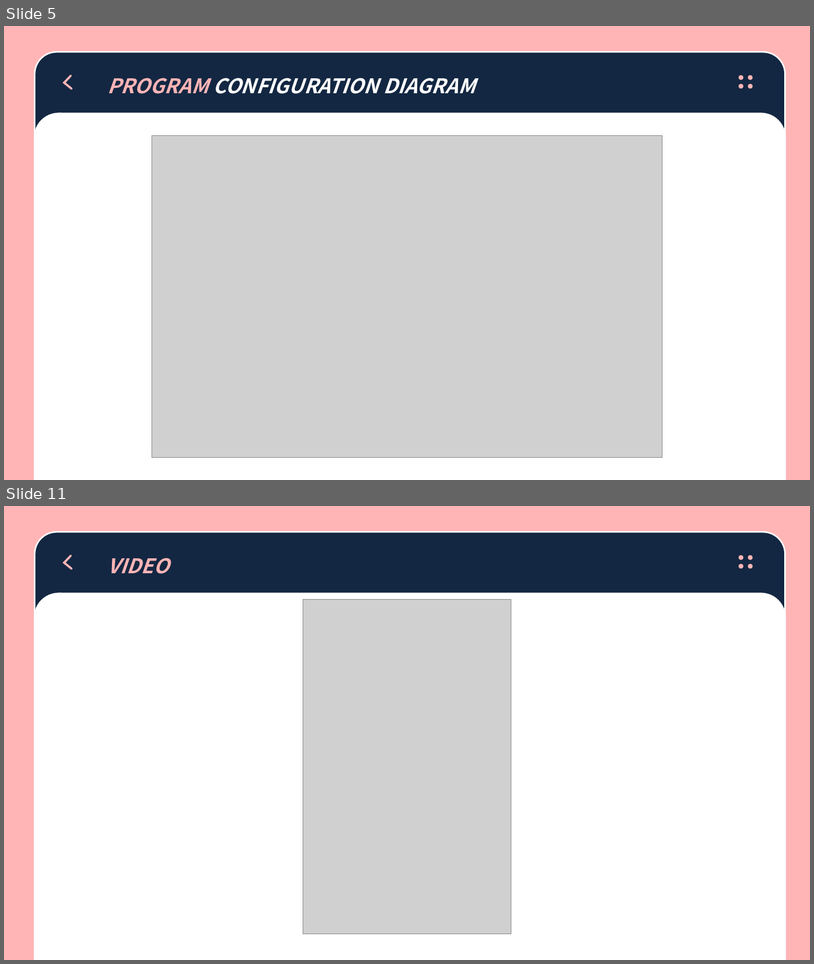
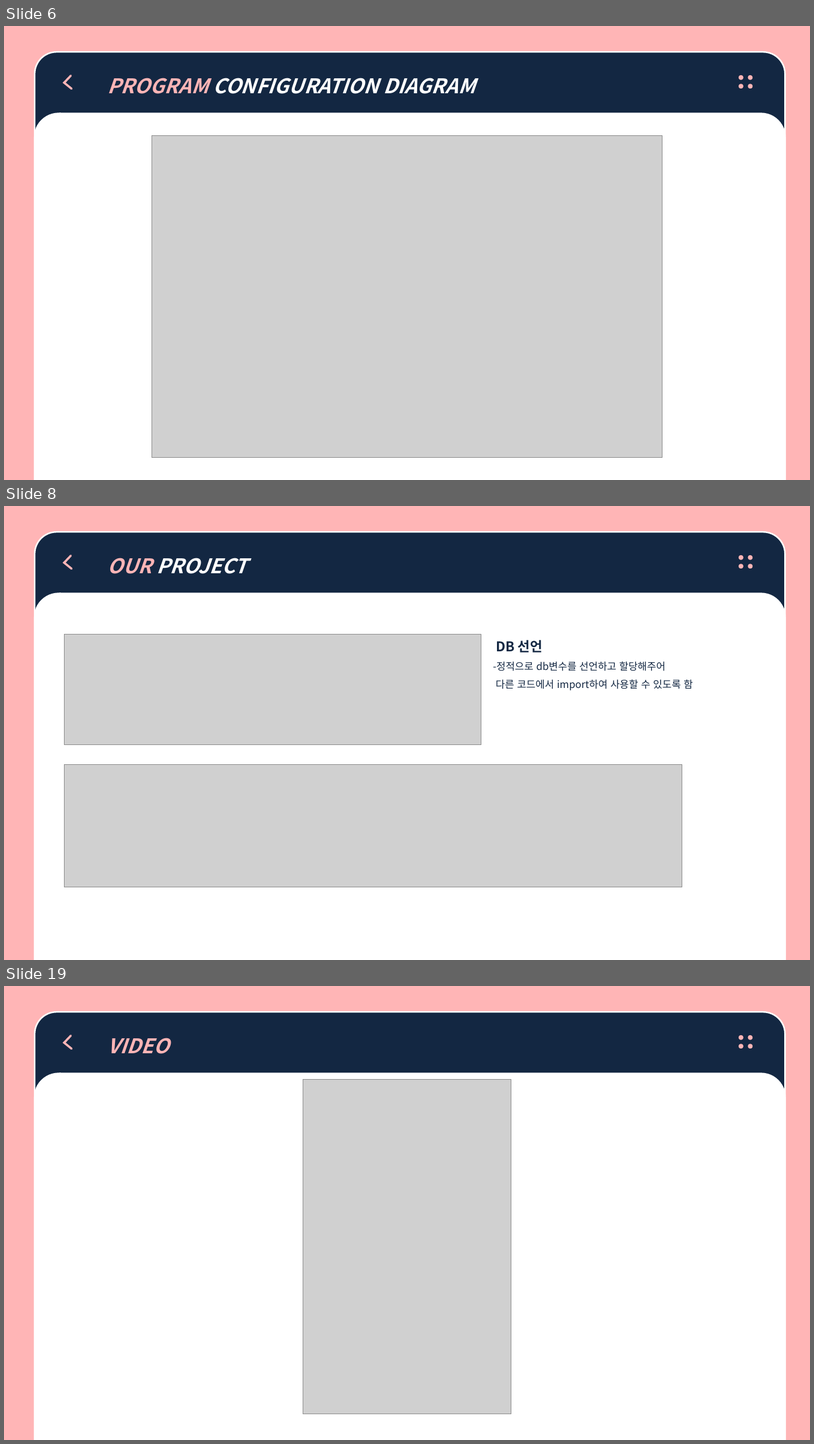
Before and after one commit to sunhyung2007/graduation_project, a slide deck: 뚜닥뚜닥_전프발표.pptx. Shown one above the other, each under a label of ours: slides 5 and 11 before the commit, slides 6, 8 and 19 after it; the slides between them are not shown. The pictures are 814x964 and 814x1444 pixels, drawn with LibreOffice and Linux fonts; fonts in the diff are those of the drawing; grey boxes stand for pictures. Boxes give left, top, right and bottom in pixels: in the first picture for what was removed or moved away, otherwise in the second. Text is boxed around its words. In the diff, an @@ line names an element or a change of style, - is before the commit and + after.

```diff
--- a/뚜닥뚜닥_전프발표.pptx
+++ b/뚜닥뚜닥_전프발표.pptx
@@ slide 8 added at [4, 506, 810, 960], background #FFB5B6 @@
@@ group added at [35, 532, 786, 960]: 4 ellipses, 2 round same rects, 1 freeform shape @@
+    OUR PROJECT
@@ picture added at [64, 634, 482, 744] @@
@@ text added at [493, 640, 693, 690], 12 pt, text #132742 @@
+DB 선언
+-정적으로 db변수를 선언하고 할당해주어
+다른 코드에서 import하여 사용할 수 있도록 함
@@ picture added at [64, 765, 683, 886] @@
@@ what was slide 5 is now slide 6 @@
@@ what was slide 11 is now slide 19 @@
```
Also in this commit, not shown: 6 slides changed, 8 other slides added.
